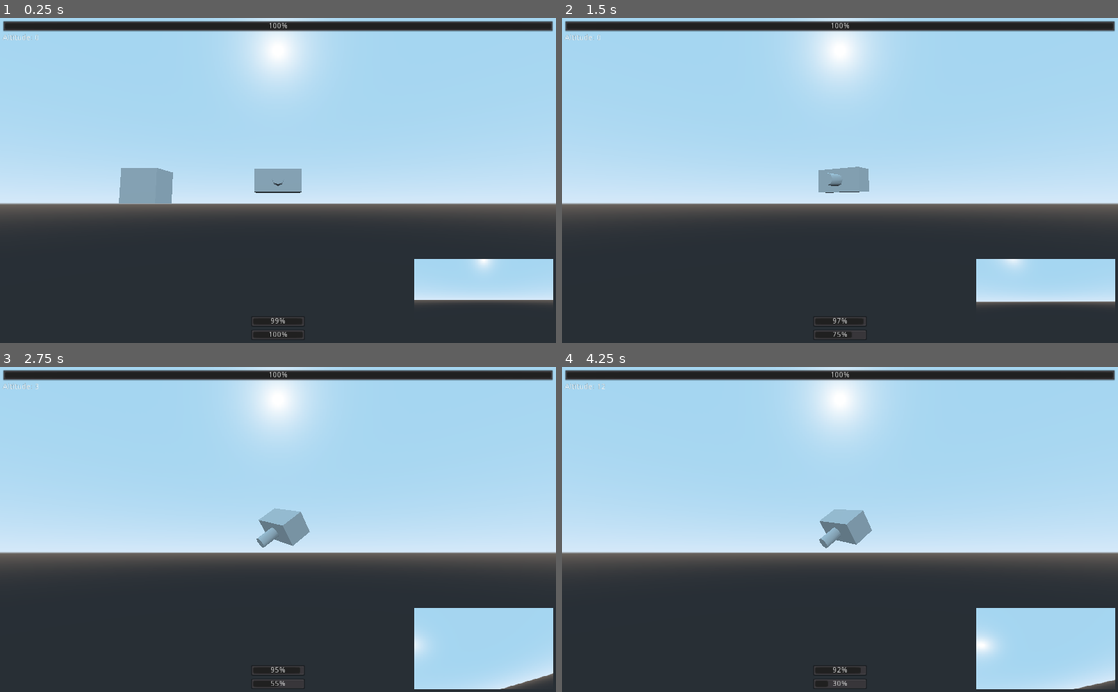
Above: before the commit, frames 1-4 (two rows, left to right).
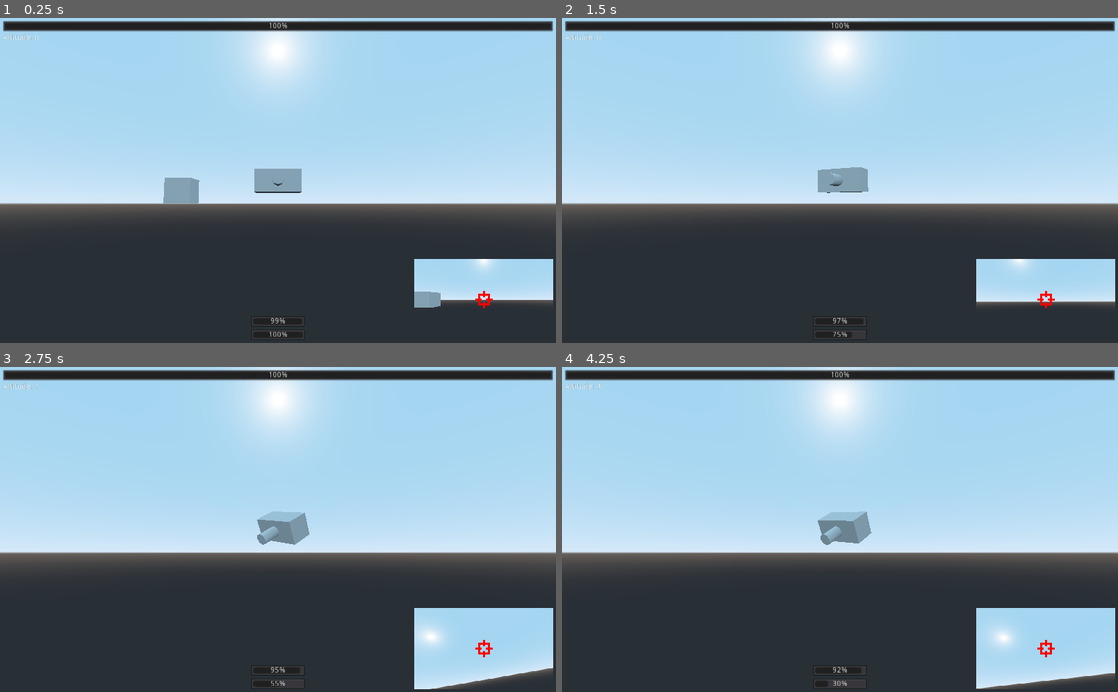
Above: after the commit, the same moments.

Repository: the-alex-g/Biplanes
Game: Godot game, scene res://Plane/PlaneHandler.tscn
Same seed, same stepped clock (60 frames per second), same inputs: the game is played once before the commit and once after it. This scene is started directly instead of the project's main scene.
Inputs:
- Up to frame 1 (0.25 s): no input
- Up to frame 2 (1.5 s): hold D (right) 0.53-1.28 s; hold Space (shoot) 0.53-1.28 s; hold S (down) from 1.28 s (still down); tap Space (shoot) at 1.35 s
- Up to frame 3 (2.75 s): release S (down) at 2.03 s; hold D (right) from 2.03 s (still down); hold Space (shoot) from 2.03 s (still down)
- Up to frame 4 (4.25 s): release D (right) at 2.78 s; release Space (shoot) at 2.78 s; hold Shift (thrust) 2.78-3.53 s; tap Space (shoot) at 2.85 s; hold A (left) from 3.53 s (still down); hold Space (shoot) from 3.53 s (still down)

The runs differ from the first frame. In frame 1, 1.6% of the frame differs, in the area x 21-89%, y 46-90%; in frame 2, 0.1%; in frame 3, 1.4%; in frame 4, 1.5%.

Commit message:
Add firing ring for aiming and better shoot down effect

Diff:
--- a/project/Plane/Biplane.gd
+++ b/project/Plane/Biplane.gd
@@ -6,16 +6,16 @@
 signal update_ammo(value)
 
 # turning speed in revolutions per second
-export var turn_speed := 0.8
+export var turn_speed := 0.6
 export var roll_speed := 2.0
-export var flight_speed := 40.0
-export (float, 0.0, 0.9) var lift_factor := 0.5
-export var gravity := 20.0
+export var flight_speed := 20.0
+export (float, 0.0, 0.9) var lift_factor := 0.25
+export var gravity := 5.0
 export var accel_factor := 1.5
 export var deaccel_factor := 1.0
 export var secs_fuel := 60.0
 export var ammo := 20
-export var max_speed := 60.0
+export var max_speed := 10.0
 export var reload_time := 0.2
 export var gravity_mitigation := 19.0
 # damage per shot. Hah.
@@ -60,12 +60,20 @@
 	if secs_fuel > 0:
 		secs_fuel -= delta * _actual_speed / flight_speed
 		emit_signal("update_fuel", secs_fuel)
-	elif gravity_mitigation > 0:
-		gravity_mitigation -= delta
+	elif gravity_mitigation > -20:
+		gravity_mitigation -= delta * 3
+		if rotation.x > -PI/4:
+			rotation.x -= delta
+		rotation += Vector3(
+			 randf() - 0.5,
+			 randf() - 0.5,
+			 randf() - 0.5
+		) * delta * 2
 
 
 func _calculate_rotation_inertia(yaw:float, pitch:float, roll:float, delta:float)->void:
 	var percent_total_speed := _actual_speed / flight_speed
+	print(percent_total_speed)
 
 	if yaw == 0 and _rotation_inertia.x != 0:
 		_rotation_inertia.x -= delta * sign(_rotation_inertia.x) * deaccel_factor
--- a/project/Plane/PlaneHUD.tscn
+++ b/project/Plane/PlaneHUD.tscn
@@ -1,6 +1,7 @@
-[gd_scene load_steps=2 format=2]
+[gd_scene load_steps=3 format=2]
 
 [ext_resource path="res://Plane/PlaneHUD.gd" type="Script" id=1]
+[ext_resource path="res://Plane/FiringRing.png" type="Texture" id=2]
 
 [node name="PlaneHUD" type="CanvasLayer"]
 script = ExtResource( 1 )
@@ -20,6 +21,18 @@
 margin_bottom = -5.0
 grow_horizontal = 0
 grow_vertical = 0
+
+[node name="TextureRect" type="TextureRect" parent="Control/PilotView"]
+anchor_left = 0.5
+anchor_top = 0.5
+anchor_right = 0.5
+anchor_bottom = 0.5
+margin_left = -20.0
+margin_top = -20.0
+margin_right = 20.0
+margin_bottom = 20.0
+texture = ExtResource( 2 )
+stretch_mode = 4
 
 [node name="FuelBar" type="ProgressBar" parent="Control"]
 anchor_left = 0.5
Binary file added: project/Plane/FiringRing.png
Not shown, added: project/Plane/FiringRing.png.import
